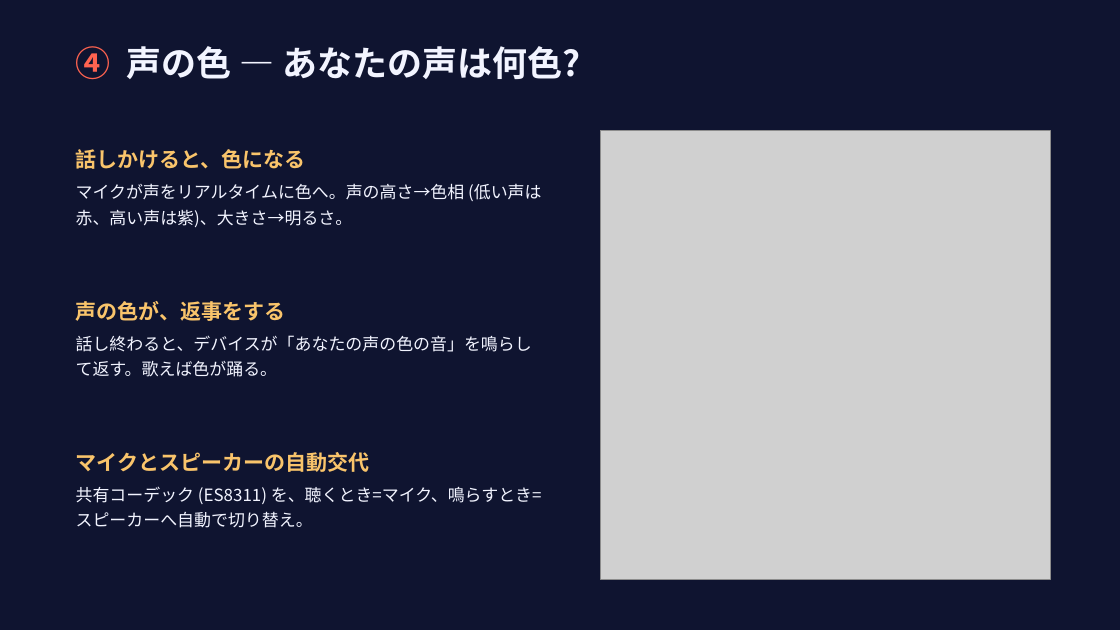
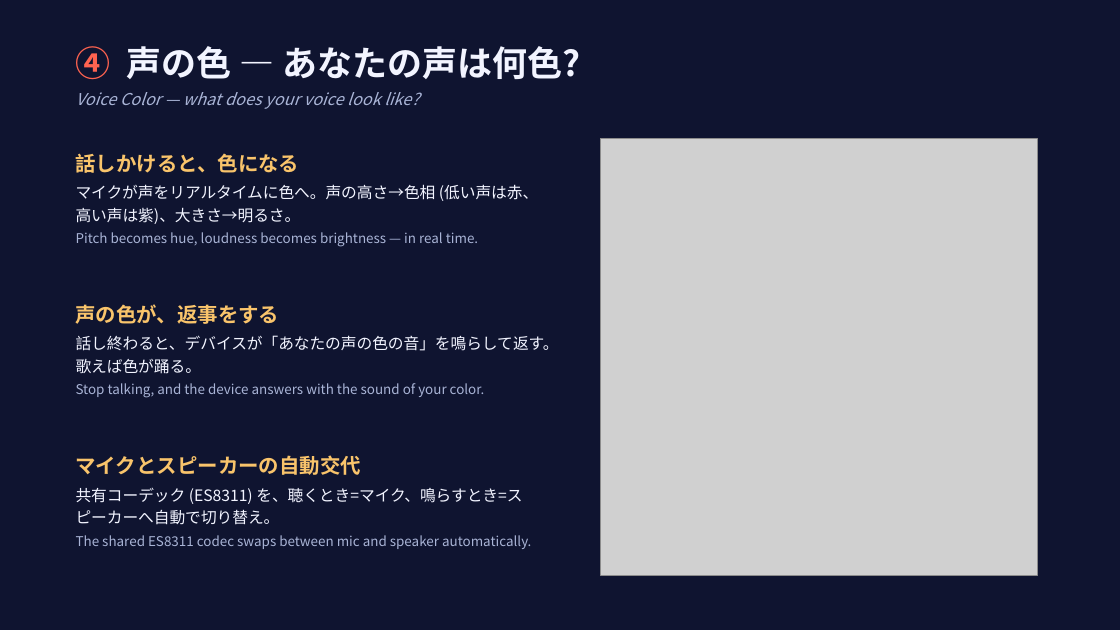
Before and after one commit to aokko2000/iroirotokei, a slide deck: slide 7 of docs/iroirotokei_contest_slides.pptx (slide 6 before the commit). Drawn at 1120x630 pixels with LibreOffice and Linux fonts; fonts in the diff are those of the drawing; grey boxes stand for pictures. Boxes give left, top, right and bottom in pixels: in the first picture for what was removed or moved away, otherwise in the second. Text is boxed around its words. In the diff, an @@ line names an element or a change of style, - is before the commit and + after.

Commit message:
Bilingual (JP/EN) contest slides with real device photos

```diff
--- a/docs/iroirotokei_contest_slides.pptx
+++ b/docs/iroirotokei_contest_slides.pptx
@@ text added at bbox=[76, 92, 419, 109], 14 pt, text #A9B4D6, italic @@
+Voice Color — what does your voice look like?
@@ picture: place and size @@
-picture at bbox=[601, 130, 1050, 580]
+picture at bbox=[601, 139, 1038, 576]
@@ text at bbox=[76, 153, 538, 224]: size 18 to 17.5 pt in "話しかけると、色になる"; size 14.5 to 13.5 pt in "マイクが声をリアルタイムに色へ。声の高さ→色相 (低い声は赤、高い声は紫)、大きさ→明るさ。"; less space between paragraphs; line spacing 1.25 to 1.2; more space between paragraphs @@
@@ text at bbox=[76, 232, 478, 247]: paragraph added @@
+Pitch becomes hue, loudness becomes brightness — in real time.
@@ text at bbox=[76, 304, 559, 374]: size 18 to 17.5 pt in "声の色が、返事をする"; size 14.5 to 13.5 pt in "話し終わると、デバイスが「あなたの声の色の音」を鳴らして返す。歌えば色が踊る。"; less space between paragraphs; line spacing 1.25 to 1.2; more space between paragraphs @@
@@ text at bbox=[76, 383, 485, 398]: paragraph added @@
+Stop talking, and the device answers with the sound of your color.
@@ text at bbox=[76, 455, 522, 525]: size 18 to 17.5 pt in "マイクとスピーカーの自動交代"; size 14.5 to 13.5 pt in "共有コーデック (ES8311) を、聴くとき=マイク、鳴らすとき=スピーカーへ自動で切り替え。"; less space between paragraphs; line spacing 1.25 to 1.2; more space between paragraphs @@
@@ text at bbox=[76, 535, 531, 549]: paragraph added @@
+The shared ES8311 codec swaps between mic and speaker automatically.
```
Also in this commit, not shown: 9 other slides changed, 1 slide added.
